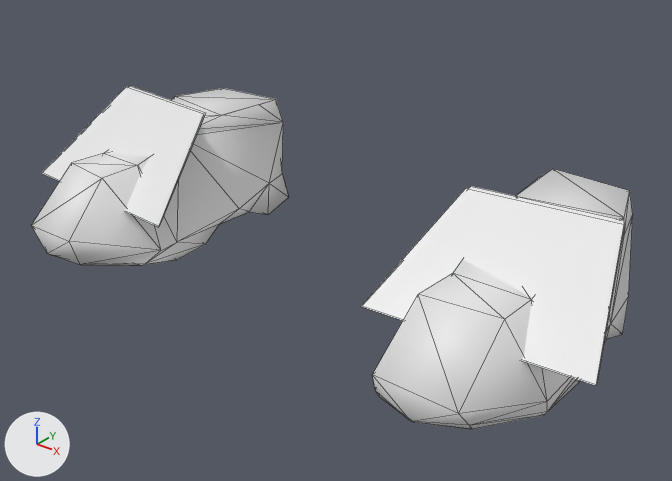
Renders of the FBX model media/models_X/Static/Clothes/bowling_female.fbx from each side of a commit.
The view is the same before and after, from a 50 mm camera at (0.00247, -0.00271, 0.00211) aimed at (0.00013, 0.00022, 0.0003). The lights are fixed; the arrows at lower left show +X, +Y and +Z. Mesh edges are drawn as thin lines. Materials are left out; every surface is plain grey. Where no turn or scale is listed for an object, it has been applied to the vertices.

Names of what the first picture shows: 'Body'.
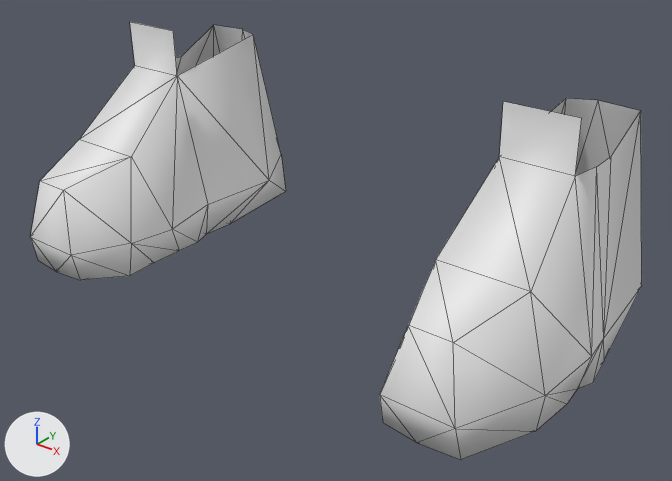
The change, as a list of edits to the scene's bpy script:
```text
Change me_mesh:
    used by ob_body; location = (0.0, 0.0, 0.0)
    remove me_mesh.from_pydata(...)  # 128 vertices, 220 faces; spans x -0.00154..0.00153, y -0.0005..0.00102, z 0.00001..0.0007
    add me_mesh.from_pydata(...)  # 87 vertices, 140 faces; spans x -0.00136..0.00136, y -0.00047..0.00098, z 0.00003..0.00108
    me_mesh part 1: the loose piece of 56 vertices spanning x 0.0007..0.00135, y -0.0005..0.00102, z 0.00001..0.0006 is rebuilt with 41 vertices and now spans x 0.00073..0.00136, y -0.00047..0.00098, z 0.00003..0.00108
    me_mesh part 2: the loose piece of 56 vertices spanning x -0.00135..-0.0007, y -0.0005..0.00102, z 0.00001..0.0006 is rebuilt with 41 vertices and now spans x -0.00136..-0.00073, y -0.00047..0.00098, z 0.00003..0.00108
    me_mesh part 3: the loose piece of 4 vertices spanning x 0.0006..0.00153, y -0.00021..0.00032, z 0.00032..0.0007 is deleted
    me_mesh part 4: the loose piece of 4 vertices spanning x -0.00154..-0.00056, y -0.00021..0.00033, z 0.00032..0.0007 is deleted
    me_mesh part 5: the loose piece of 4 vertices spanning x 0.0006..0.00153, y -0.0002..0.00035, z 0.00032..0.0007 is deleted
    me_mesh part 6: the loose piece of 4 vertices spanning x -0.00154..-0.00056, y -0.0002..0.00035, z 0.00032..0.0007 is deleted
```

Where the change shows, as pixel boxes [x1, y1, x2, y2] in the pictures (672 x 481 px):
'Body', reshaped (28% taller)
    before: [31, 86, 633, 429]
    after: [30, 22, 642, 460]
part 1 of me_mesh, rebuilt (39% taller)
    before: [372, 169, 633, 429]
    after: [380, 98, 642, 460]
part 2 of me_mesh, rebuilt (45% taller)
    before: [31, 88, 288, 266]
    after: [30, 22, 286, 280]
part 3 of me_mesh, deleted
    before: [361, 188, 624, 386]
part 4 of me_mesh, deleted
    before: [41, 87, 203, 227]
part 5 of me_mesh, deleted
    before: [469, 186, 626, 384]
part 6 of me_mesh, deleted
    before: [129, 86, 206, 226]
